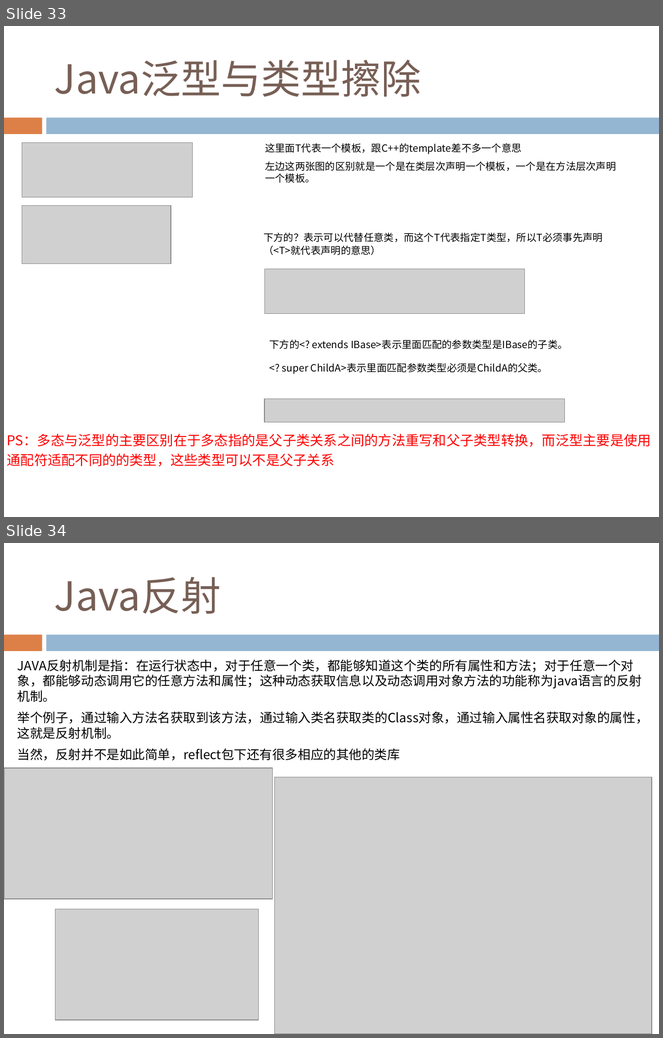
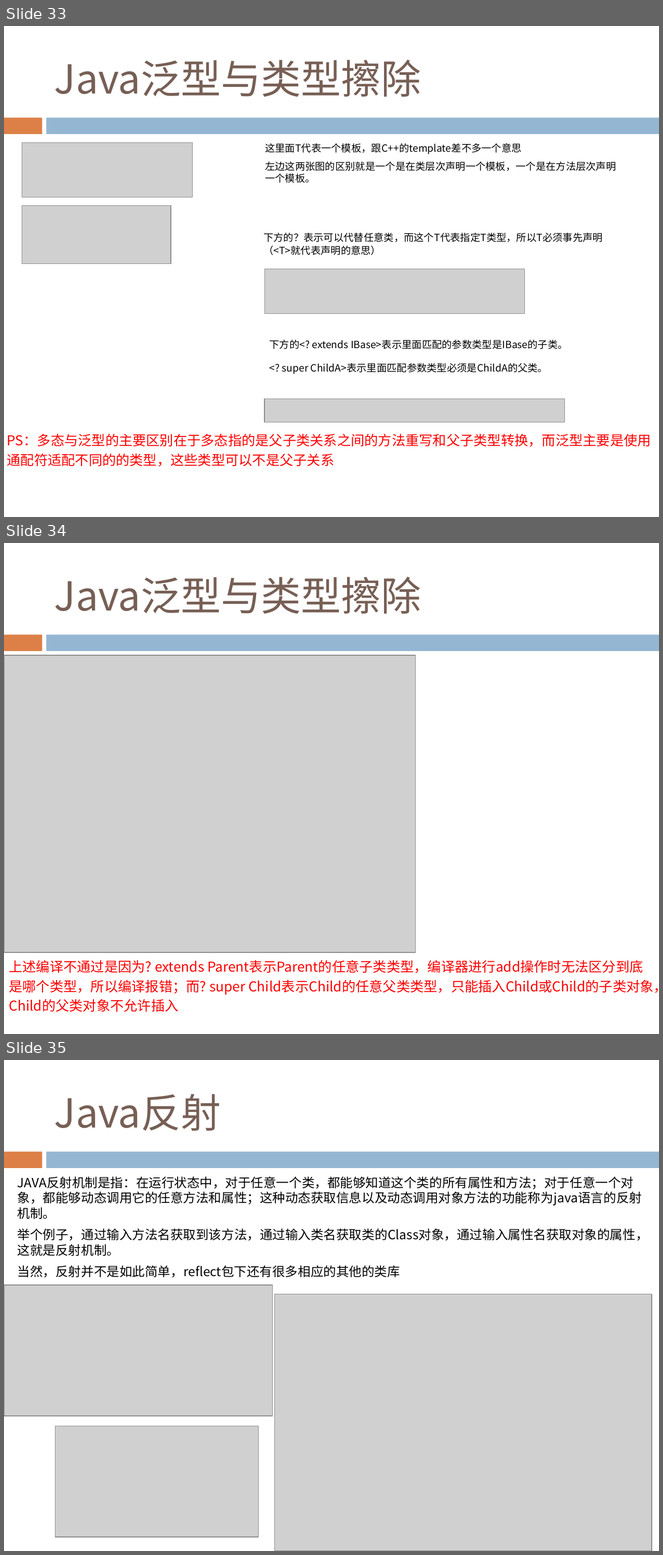
Before and after one commit to Costriod/study, a slide deck: Java基础.pptx. Shown one above the other, each under a label of ours: slides 33 and 34 before the commit, slides 33, 34 and 35 after it. The pictures are 663x1038 and 663x1555 pixels, drawn with LibreOffice and Linux fonts; fonts in the diff are those of the drawing; grey boxes stand for pictures. Boxes give left, top, right and bottom in pixels: in the first picture for what was removed or moved away, otherwise in the second. Text is boxed around its words. In the diff, an @@ line names an element or a change of style, - is before the commit and + after.

```diff
--- a/Java基础.pptx
+++ b/Java基础.pptx
@@ slide 34 added at (4,543,659,1034), background #FFFFFF; not listed: 2 template elements that a slide beside it also shows @@
@@ title added at (54,577,421,614), 44 pt, text #775F55 @@
+Java泛型与类型擦除
@@ picture added at (4,656,415,953) @@
@@ text added at (9,961,659,1012), 15 pt, text #FF0000 @@
+上述编译不通过是因为? extends Parent表示Parent的任意子类类型，编译器进行add操作时无法区分到底是哪个类型，所以编译报错；而? super Child表示Child的任意父类类型，只能插入Child或Child的子类对象，Child的父类对象不允许插入
@@ what was slide 34 is now slide 35 @@
```
Also in this commit, not shown: 3 slides changed.
